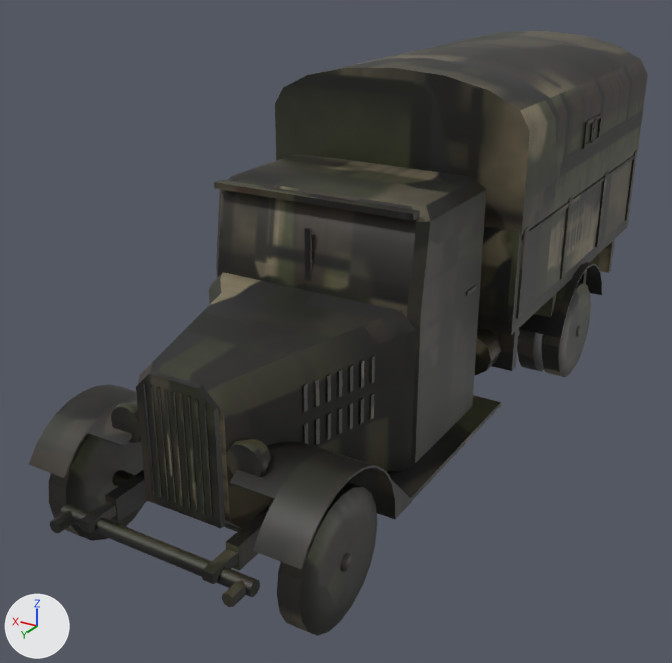
What one commit did to the FBX model models/PF621L/PF621L.fbx.
Rendered twice from a camera (50 mm lens) standing at (-2.92, 5.62, 3.44) and looking at (0.28, 0.29, 0.78). Every picture has the same lights, and +X, +Y and +Z are marked at lower left. The first picture is the older version. Vertices at exactly the same position are counted once.

The first picture shows 'Chassis', 'Roue_02', 'Roue_Droite_01', 'Roue_Gauche_01'.
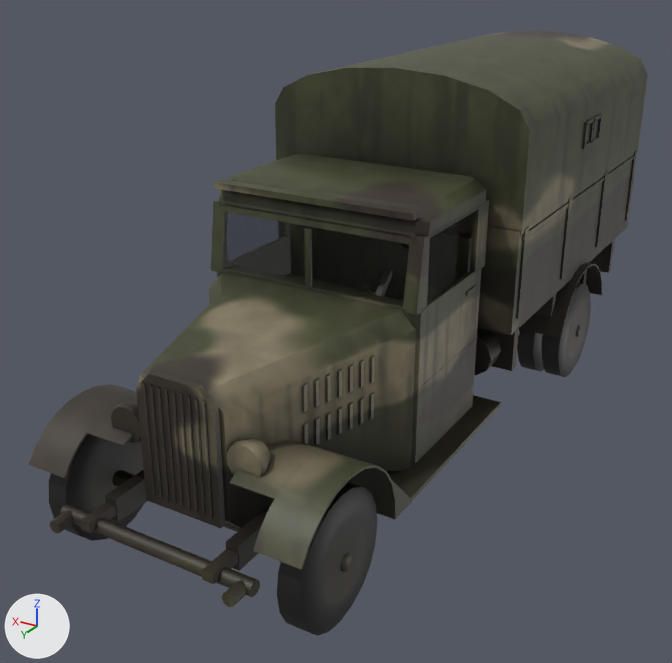
Boxes (x1, y1, x2, y2) around the edits, measured in the pictures (672 x 663 px):
part 1 of me_chassis, added (mostly hidden): after (309, 227, 317, 278)
part 2 of me_chassis, added: after (211, 189, 489, 464)
part 3 of me_chassis, surface changed: (35, 31, 642, 607) in both

What the commit changed:
Material 'M_Vitre' (mat_m_vitre) is new.
Its base color is (0.0, 0.0, 0.0) (black #000000).
Its roughness is 0.05.
Its alpha is 0.298.
me_chassis is used by ob_chassis; location (0.0, 0.0, 0.0).
me_chassis had 1392 vertices, 973 faces and spanned x -1.01..1.01, y -3.04..2.75, z 0.24..2.62.
me_chassis now has 1620 vertices, 1147 faces and spans x -1.01..1.01, y -3.04..2.75, z 0.24..2.62.
me_chassis part 1: a new loose piece, a box spanning x -0.69..0.69, y 0.13..0.23, z 1.12..1.62, in mat_m_tk (picture img_pf621l_png).
me_chassis part 2: 148 vertices added at x -0.75..0.75, y 0.07..1.09, z 0.9..1.85.
me_chassis part 3: 954 kept faces spanning x -1.01..1.01, y -3.04..2.75, z 0.24..2.62 get new texture (UV) coordinates.
Other edits to the shape of me_chassis do not show in these pictures.
me_chassis gains material mat_m_vitre (black #000000).
